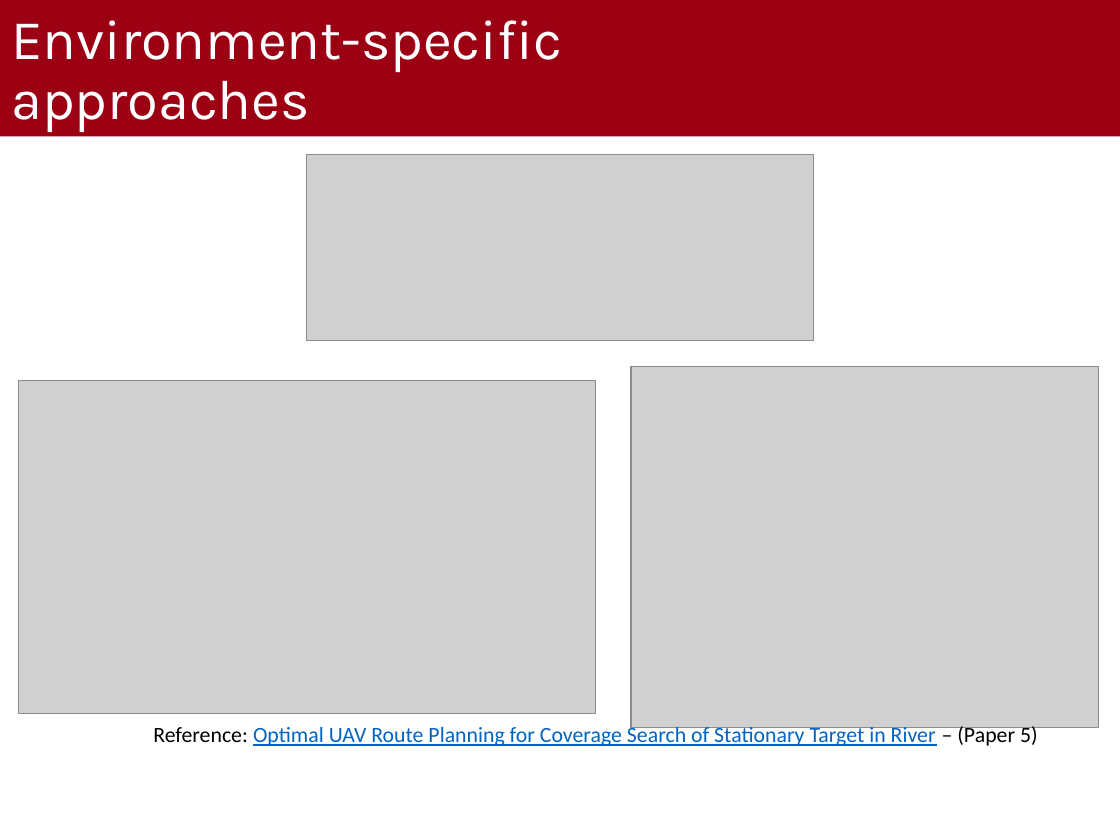
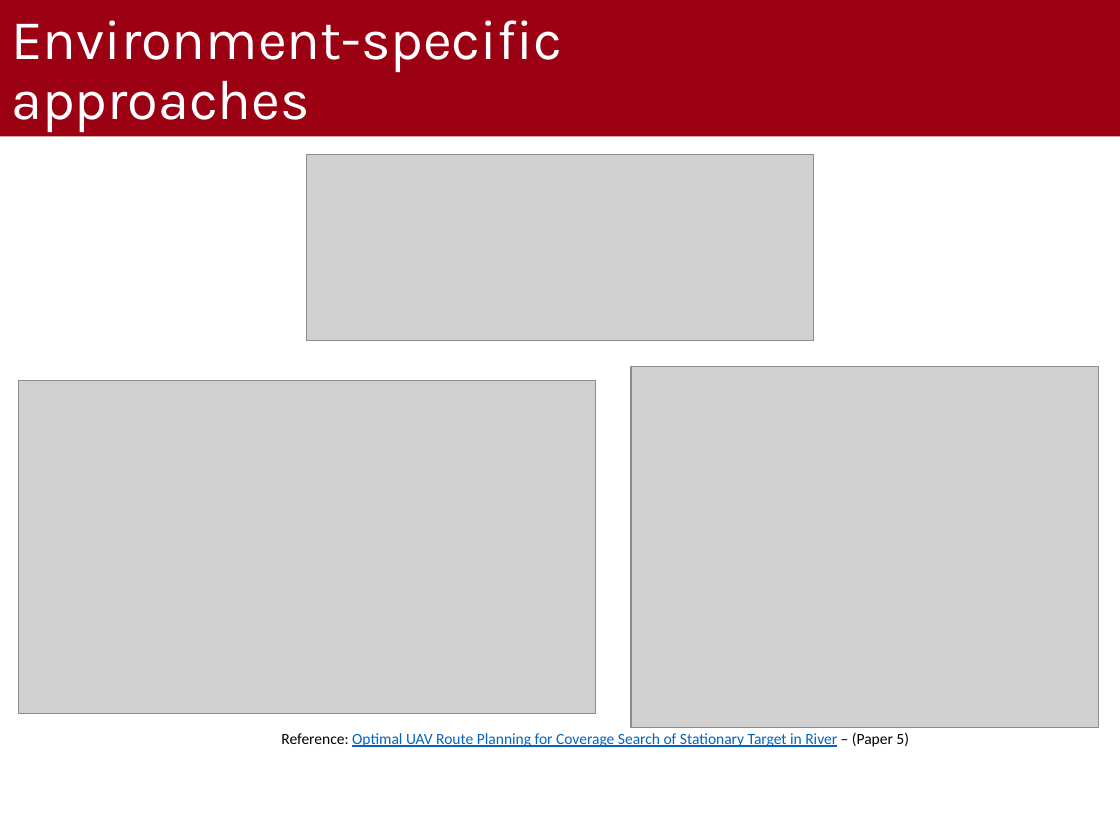
Before and after one commit to gabrielrovesti/WNMA-UAV-Route-Planning-Survey, a slide deck: slide 14 of 2 - Slides/UAV Route Planning Strategies.pptx. Drawn at 1120x840 pixels with LibreOffice and Linux fonts; fonts in the diff are those of the drawing; grey boxes stand for pictures; background and template pictures are left out. Boxes give left, top, right and bottom in pixels: in the first picture for what was removed or moved away, otherwise in the second. Text is boxed around its words. In the diff, an @@ line names an element or a change of style, - is before the commit and + after.

```diff
--- a/2 - Slides/UAV Route Planning Strategies.pptx
+++ b/2 - Slides/UAV Route Planning Strategies.pptx
@@ text "Reference: Optimal UAV Route Planning ...": place and size @@
-text "Reference: Optimal UAV Route Planning ..." at (153,724,1038,749)
+text "Reference: Optimal UAV Route Planning ..." at (281,732,909,747)
@@ text "Reference: Optimal UAV Route Planning ..." at (281,732,909,747): size 14 to 10 pt @@
```
Also in this commit, not shown: 18 other slides changed, 1 slide added, 1 slide removed, 1 other file.
